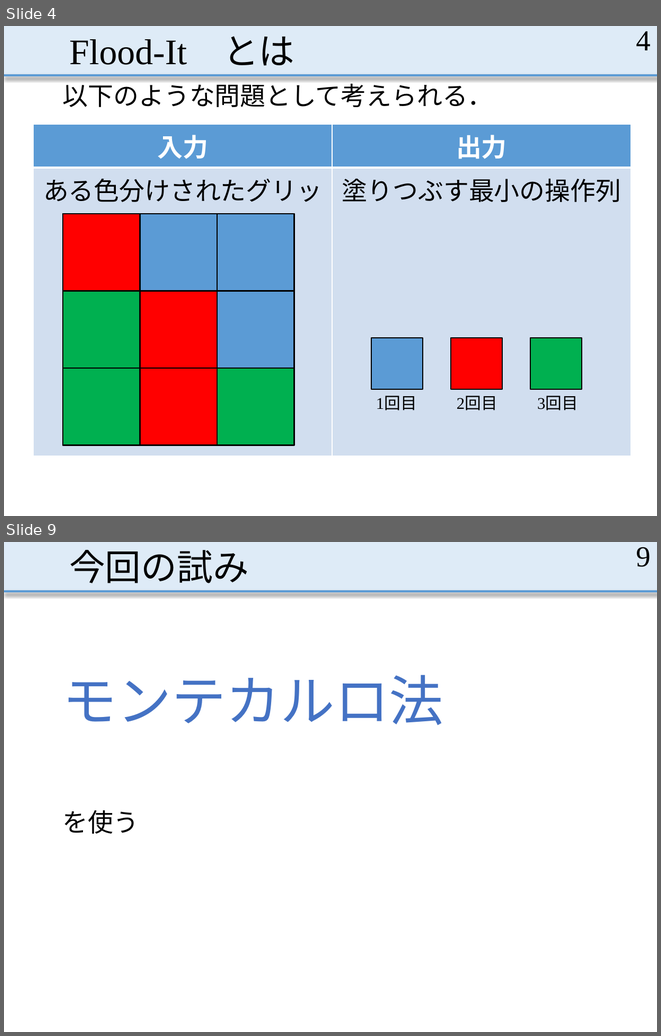
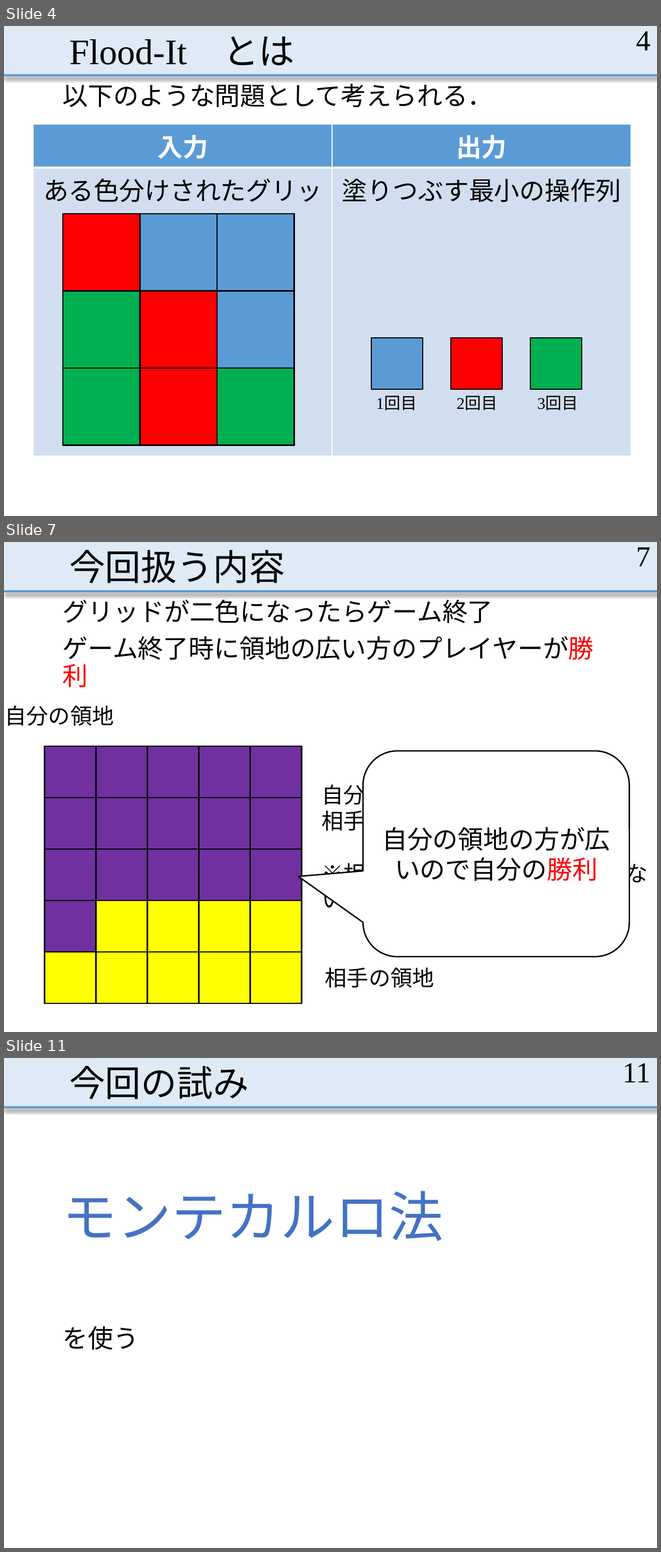
Before and after one commit to MasayaOda/SR, a slide deck: 中間発表.pptx. Shown one above the other, each under a label of ours: slides 4 and 9 before the commit, slides 4, 7 and 11 after it; the slides between them are not shown. The pictures are 661x1036 and 661x1552 pixels, drawn with LibreOffice and Linux fonts; fonts in the diff are those of the drawing. Boxes give left, top, right and bottom in pixels: in the first picture for what was removed or moved away, otherwise in the second. Text is boxed around its words. In the diff, an @@ line names an element or a change of style, - is before the commit and + after.

```diff
--- a/中間発表.pptx
+++ b/中間発表.pptx
@@ slide 7 added at [4,542,657,1032], background #FFFFFF; not listed: 2 template elements that a slide beside it also shows @@
@@ title added at [69,550,285,583], 39.6 pt, text #000000 @@
+今回扱う内容
@@ page number added at [636,547,650,566], 32 pt, text #000000 @@
+7
@@ text added at [63,595,594,687], 28 pt, text #000000 @@
+グリッドが二色になったらゲーム終了
+ゲーム終了時に領地の広い方のプレイヤーが勝利
@@ text added at [5,705,114,726], 24 pt, text #000000 @@
+自分の領地
@@ rectangle added at [44,746,302,1003], fill #5B9BD5, outline #000000 1.5 pt, 18 pt, text #FFFFFF @@
+図とアニメーション
@@ rectangle added at [44,746,96,797], fill #7030A0, outline #000000 1.5 pt @@
@@ rectangle added at [96,746,148,797], fill #7030A0, outline #000000 1.5 pt @@
@@ rectangle added at [148,746,199,797], fill #7030A0, outline #000000 1.5 pt @@
@@ rectangle added at [199,746,250,797], fill #7030A0, outline #000000 1.5 pt @@
@@ rectangle added at [250,746,302,797], fill #7030A0, outline #000000 1.5 pt @@
@@ rounded speech box added at [363,751,629,956], fill #FFFFFF, outline #000000 1.5 pt, 28 pt, text #000000 @@
+自分の領地の方が広いので自分の勝利
@@ text added at [321,780,647,887], 24 pt, text #000000 @@
+自分の領地：左上
+相手の領地：右下
+※相手の色に変えることはできない
@@ rectangle added at [44,797,96,849], fill #7030A0, outline #000000 1.5 pt @@
@@ rectangle added at [96,797,148,849], fill #7030A0, outline #000000 1.5 pt @@
@@ rectangle added at [148,797,199,849], fill #7030A0, outline #000000 1.5 pt @@
@@ rectangle added at [199,797,250,849], fill #7030A0, outline #000000 1.5 pt @@
@@ rectangle added at [250,797,302,849], fill #7030A0, outline #000000 1.5 pt @@
@@ rectangle added at [44,849,96,900], fill #7030A0, outline #000000 1.5 pt @@
@@ rectangle added at [96,849,148,900], fill #7030A0, outline #000000 1.5 pt @@
@@ rectangle added at [148,849,199,900], fill #7030A0, outline #000000 1.5 pt @@
@@ rectangle added at [199,849,250,900], fill #7030A0, outline #000000 1.5 pt @@
@@ rectangle added at [250,849,302,900], fill #7030A0, outline #000000 1.5 pt @@
@@ rectangle added at [44,900,96,952], fill #7030A0, outline #000000 1.5 pt @@
@@ rectangle added at [96,900,148,952], fill #FFFF00, outline #000000 1.5 pt @@
@@ rectangle added at [148,900,199,952], fill #FFFF00, outline #000000 1.5 pt @@
@@ rectangle added at [199,900,250,952], fill #FFFF00, outline #000000 1.5 pt @@
@@ rectangle added at [250,900,302,952], fill #FFFF00, outline #000000 1.5 pt @@
@@ rectangle added at [44,951,96,1003], fill #FFFF00, outline #000000 1.5 pt @@
@@ rectangle added at [96,951,148,1003], fill #FFFF00, outline #000000 1.5 pt @@
@@ rectangle added at [148,951,199,1003], fill #FFFF00, outline #000000 1.5 pt @@
@@ rectangle added at [199,951,250,1003], fill #FFFF00, outline #000000 1.5 pt @@
@@ rectangle added at [250,951,302,1003], fill #FFFF00, outline #000000 1.5 pt @@
@@ text added at [325,967,434,988], 24 pt, text #000000 @@
+相手の領地
@@ what was slide 9 is now slide 11 @@
@@ page number at [623,1063,651,1082]: text changed @@
-9
+11
```
Also in this commit, not shown: 10 slides changed, 3 other slides added.
